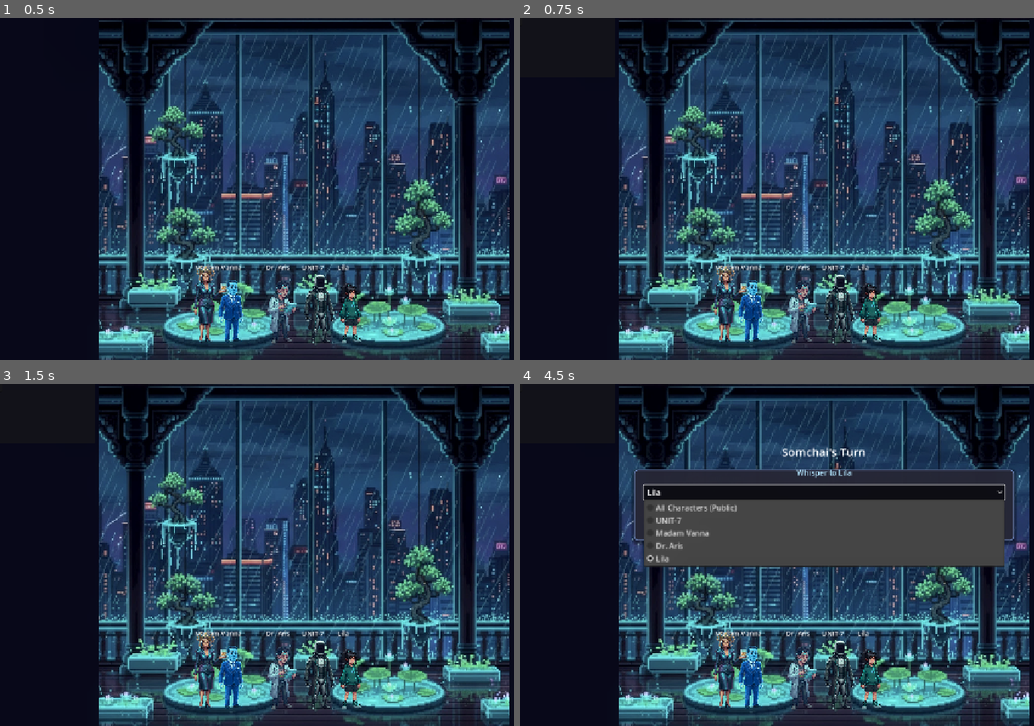
Above: before the commit, frames 1-4 (two rows, left to right).
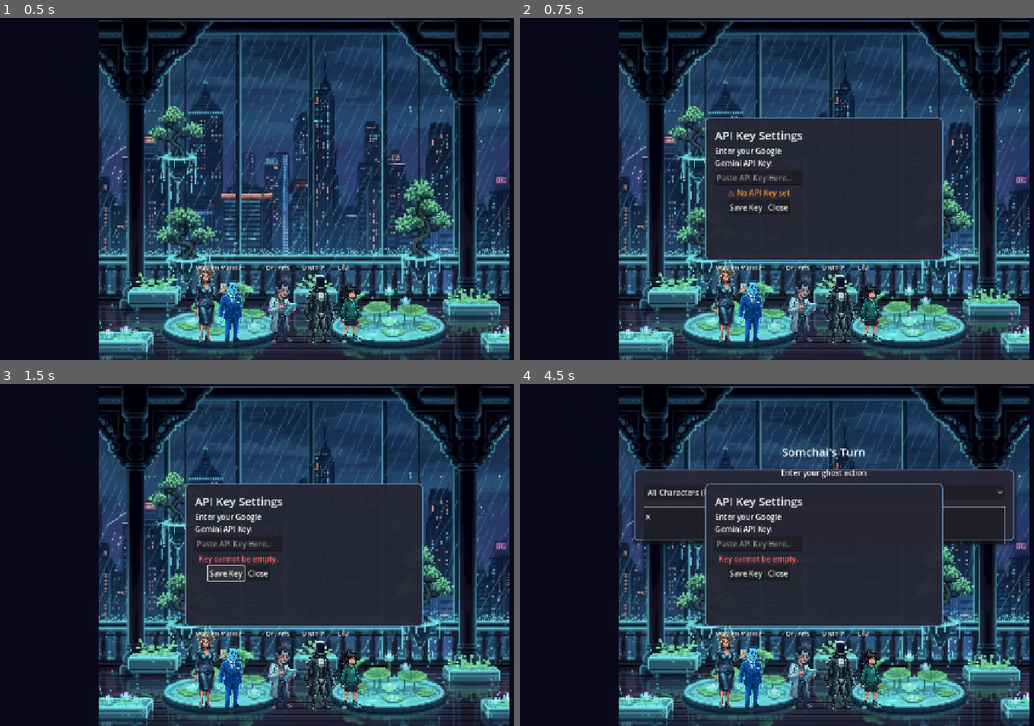
Above: after the commit, the same moments.

Repository: NotBattleFrog/google-gemini-hackathon
Game: Godot game, scene res://Scenes/Game.tscn
Same seed, same stepped clock (60 frames per second), same inputs: the game is played once before the commit and once after it.
Inputs (mouse positions are in pixels of both pictures, inside the frame that each line leads up to):
- Up to frame 1 (0.5 s): no input
- Up to frame 2 (0.75 s): tap Enter at 0.5 s; move the mouse to (956, 171) at 0.52 s; tap K at 0.6 s; click (956, 171) at 0.67 s
- Up to frame 3 (1.5 s): click (226, 572) at 1.25 s, where only the run after the commit has a clickable "Save Key"
- Up to frame 4 (4.5 s): move the mouse to (705, 572) at 2.02 s; tap X at 2.1 s; click (705, 572) at 2.17 s; click "All Characters (Public)" at 2.75 s; click "Submit" at 3.5 s; click "Lila" (after the commit: "All Characters (Public)") at 4.25 s

Frame 1 is identical in both runs. In frame 2, 15% of the frame differs, in the area x 35-83%, y 29-71%; in frame 3, 15%; in frame 4, 22%, in the area x 23-95%, y 24-71%.

Commit message:
feat: style and center the API key input panel with a dark background, border, rounded corners, and white text.

Diff:
--- a/Scripts/UI/GameUI.gd
+++ b/Scripts/UI/GameUI.gd
@@ -16,9 +16,31 @@
 	api_key_panel = Panel.new()
 	api_key_panel.name = "APIKeyPanel"
 	api_key_panel.visible = false
-	api_key_panel.anchors_preset = Control.PRESET_CENTER
-	api_key_panel.custom_minimum_size = Vector2(400, 250)
-	api_key_panel.position = Vector2(-200, -125)
+
+	# Center the panel properly
+	api_key_panel.set_anchors_preset(Control.PRESET_CENTER)
+	api_key_panel.grow_horizontal = Control.GROW_DIRECTION_BOTH
+	api_key_panel.grow_vertical = Control.GROW_DIRECTION_BOTH
+	api_key_panel.custom_minimum_size = Vector2(500, 300)
+	api_key_panel.offset_left = -250  # Half of width
+	api_key_panel.offset_top = -150   # Half of height
+	api_key_panel.offset_right = 250
+	api_key_panel.offset_bottom = 150
+
+	# Add visible background styling
+	var style = StyleBoxFlat.new()
+	style.bg_color = Color(0.15, 0.15, 0.2, 0.95)  # Dark blue-gray
+	style.border_color = Color(0.4, 0.6, 0.8, 1.0)  # Light blue border
+	style.border_width_left = 2
+	style.border_width_right = 2
+	style.border_width_top = 2
+	style.border_width_bottom = 2
+	style.corner_radius_top_left = 8
+	style.corner_radius_top_right = 8
+	style.corner_radius_bottom_left = 8
+	style.corner_radius_bottom_right = 8
+	api_key_panel.add_theme_stylebox_override("panel", style)
+
 	add_child(api_key_panel)
 
 	# Container
@@ -35,12 +57,14 @@
 	title.text = "API Key Settings"
 	title.horizontal_alignment = HORIZONTAL_ALIGNMENT_CENTER
 	title.add_theme_font_size_override("font_size", 24)
+	title.add_theme_color_override("font_color", Color.WHITE)
 	vbox.add_child(title)
 
 	# Info Label
 	var info_label = Label.new()
 	info_label.text = "Enter your Google Gemini API Key:"
 	info_label.autowrap_mode = TextServer.AUTOWRAP_WORD_SMART
+	info_label.add_theme_color_override("font_color", Color.WHITE)
 	vbox.add_child(info_label)
 
 	# Input Field
